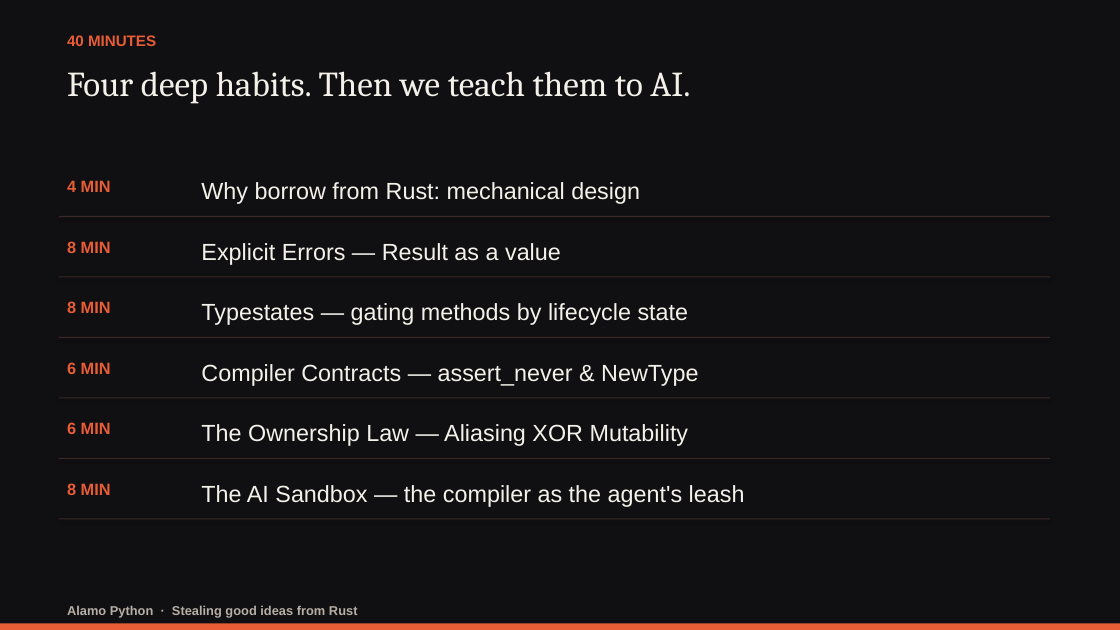
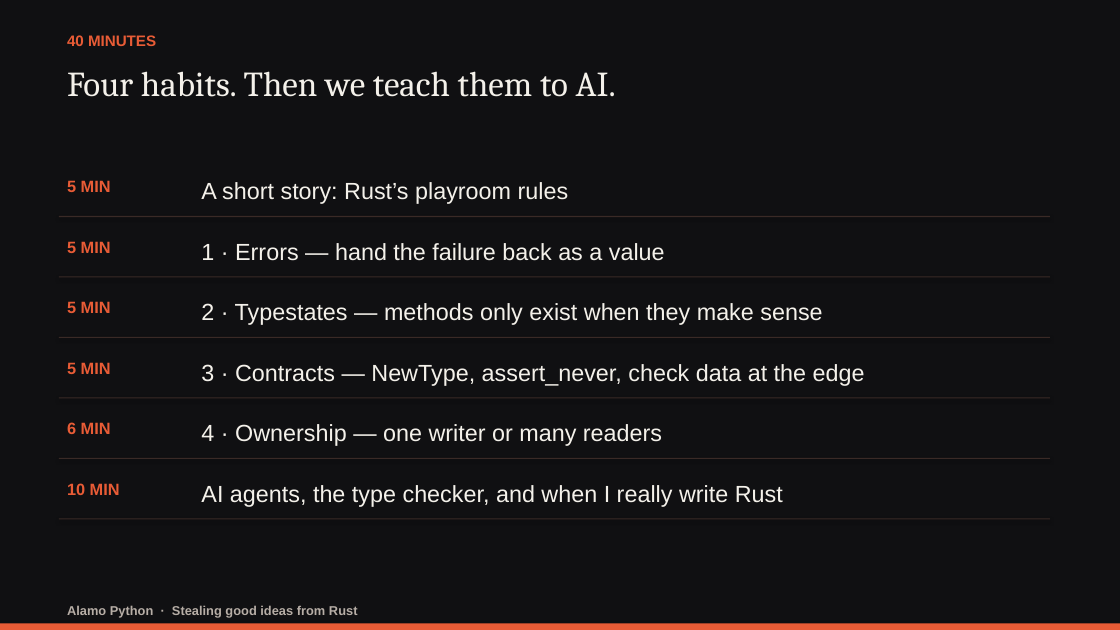
Before and after one commit to darwing1210/thinking-in-rust-writing-in-python, a slide deck: slide 5 of presentation/stealing-good-ideas-from-rust.pptx (slide 3 before the commit). Drawn at 1120x630 pixels with LibreOffice and Linux fonts; fonts in the diff are those of the drawing. Boxes give left, top, right and bottom in pixels: in the first picture for what was removed or moved away, otherwise in the second. Text is boxed around its words. In the diff, an @@ line names an element or a change of style, - is before the commit and + after.

Commit message:
Finalize Rust talk deck and script

```diff
--- a/presentation/stealing-good-ideas-from-rust.pptx
+++ b/presentation/stealing-good-ideas-from-rust.pptx
@@ text at (67,71,616,97): text changed @@
-Four deep habits. Then we teach them to AI.
+Four habits. Then we teach them to AI.
@@ text at (67,180,111,192): text changed @@
-4 MIN
+5 MIN
@@ text at (201,182,569,204): text changed @@
-Why borrow from Rust: mechanical design
+A short story: Rust’s playroom rules
@@ text at (201,243,665,261): text changed @@
-Explicit Errors — Result as a value
+1 · Errors — hand the failure back as a value
@@ text at (201,303,822,325): text changed @@
-Typestates — gating methods by lifecycle state
+2 · Typestates — methods only exist when they make sense
@@ text at (201,364,865,386): text changed @@
-Compiler Contracts — assert_never & NewType
+3 · Contracts — NewType, assert_never, check data at the edge
@@ text at (201,424,662,446): text changed @@
-The Ownership Law — Aliasing XOR Mutability
+4 · Ownership — one writer or many readers
@@ text at (67,483,120,495): text changed @@
-8 MIN
+10 MIN
@@ text at (201,485,783,507): text changed @@
-The AI Sandbox — the compiler as the agent's leash
+AI agents, the type checker, and when I really write Rust
```
Also in this commit, not shown: 6 other slides changed, 12 slides added, 1 slide removed, 18 other files.
